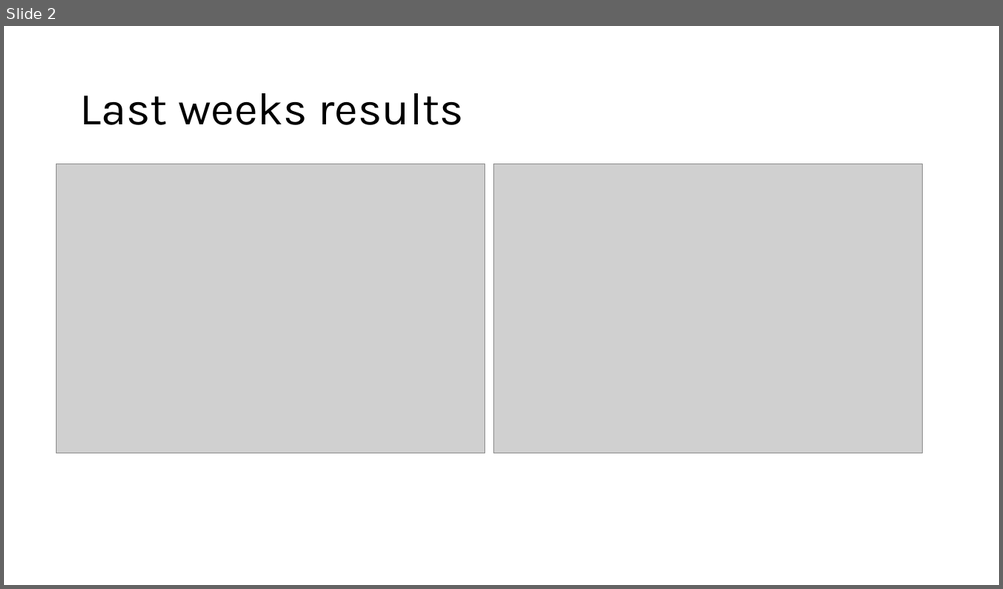
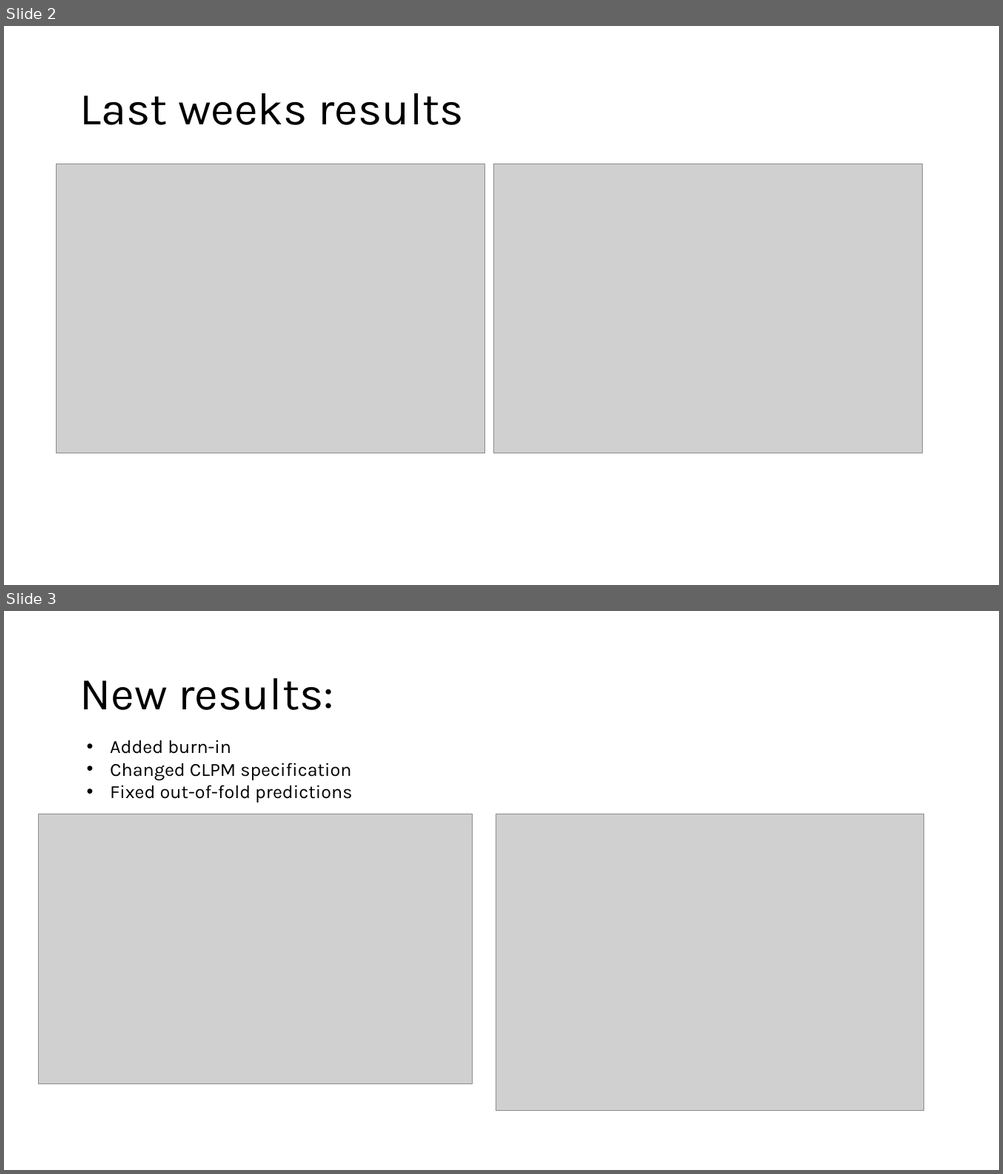
Before and after one commit to EmmaDirk/MachineLearning-BCA, a slide deck: 04_presentations/01_powerpoint/06_Jeroen.pptx. Shown one above the other, each under a label of ours: slide 2 before the commit, slides 2 and 3 after it. The pictures are 1003x589 and 1003x1174 pixels, drawn with LibreOffice and Linux fonts; fonts in the diff are those of the drawing; grey boxes stand for pictures. Boxes give left, top, right and bottom in pixels: in the first picture for what was removed or moved away, otherwise in the second. Text is boxed around its words. In the diff, an @@ line names an element or a change of style, - is before the commit and + after.

```diff
--- a/04_presentations/01_powerpoint/06_Jeroen.pptx
+++ b/04_presentations/01_powerpoint/06_Jeroen.pptx
@@ slide 3 added at box(4, 611, 999, 1170), background #FFFFFF @@
@@ title added at box(79, 678, 333, 710), 44 pt, text #000000 @@
+New results:
@@ text added at box(110, 740, 352, 803), 18 pt, text #000000 @@
+• Added burn-in
+• Changed CLPM specification
+• Fixed out-of-fold predictions
@@ picture added at box(38, 814, 472, 1084) @@
@@ picture added at box(495, 814, 923, 1111) @@
```
Also in this commit, not shown: 2 slides changed, 4 other slides added, 9 other files.
